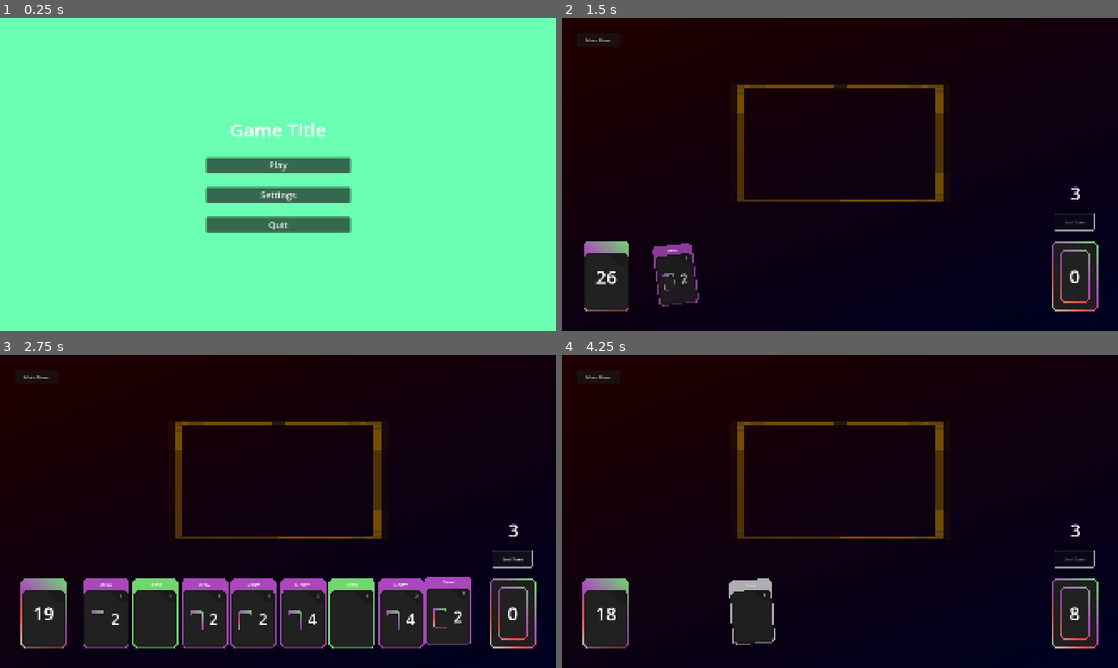
Above: before the commit, frames 1-4 (two rows, left to right).
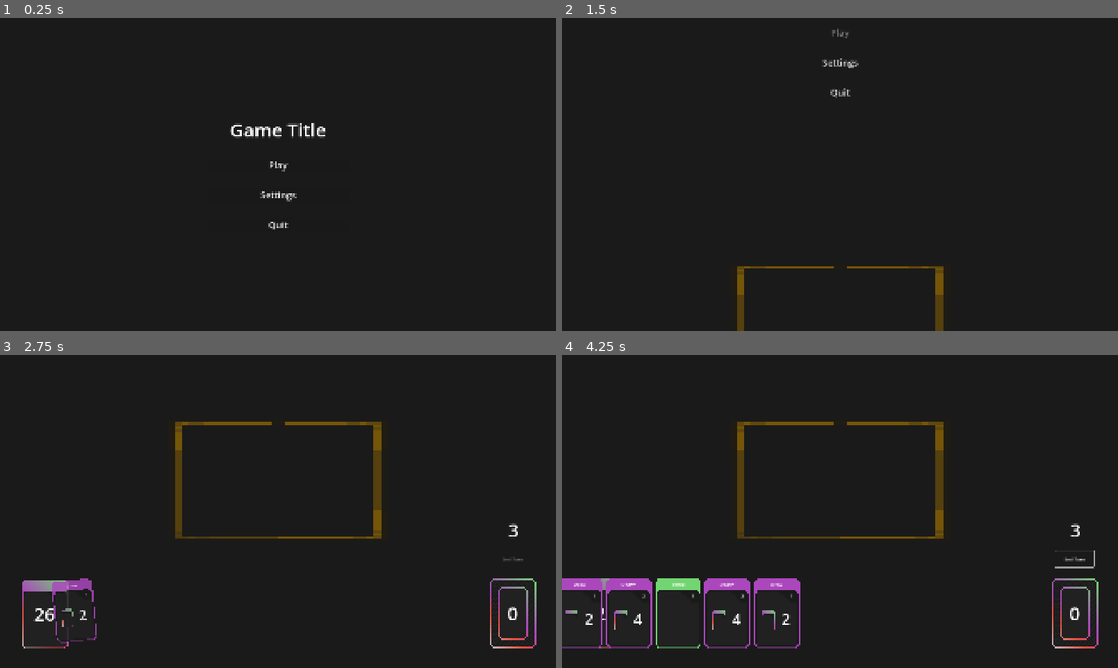
Above: after the commit, the same moments.

Repository: brandon-relentnet/deck-management
Game: Godot game, scene res://scenes/main_menu.tscn
The game is run twice, just before and just after one commit, with the same random seed, the same clock (stepped at 60 frames per second) and the same inputs.
Inputs (mouse positions are in pixels of both pictures, inside the frame that each line leads up to):
- Up to frame 1 (0.25 s): no input
- Up to frame 2 (1.5 s): click "Play" at 0.5 s; click (1073, 221) at 1.25 s, where only the run before the commit has a clickable "End Turn"
- Up to frame 3 (2.75 s): tap Enter at 2 s; drag from (394, 611) to (239, 611) at 2.02 s
- Up to frame 4 (4.25 s): click (1073, 558) at 2.75 s, where only the run before the commit has a clickable "End Turn"; drag from (951, 611) to (767, 611) at 3.52 s

The runs differ from the first frame. In frame 1, 100% of the frame differs, in the area x 0-100%, y 0-100%; in frame 2, 94%; in frame 3, 82%; in frame 4, 92%.

Commit message:
Really tried my best to refine the main menu transitions.

Diff:
--- a/deck_system.tscn
+++ b/deck_system.tscn
@@ -12,23 +12,20 @@
 [ext_resource type="PackedScene" uid="uid://blkw2nye87d4a" path="res://scenes/deck.tscn" id="9_qym26"]
 [ext_resource type="PackedScene" uid="uid://cuayje03ahsa6" path="res://scenes/card_pile_view.tscn" id="10_l5qh5"]
 
-[sub_resource type="Gradient" id="Gradient_4c57u"]
-colors = PackedColorArray(0.121569, 0, 0, 1, 0, 0, 0.121569, 1)
-
-[sub_resource type="GradientTexture2D" id="GradientTexture2D_272bh"]
-gradient = SubResource("Gradient_4c57u")
-width = 1920
-height = 1080
-fill_from = Vector2(0.188073, 0)
-fill_to = Vector2(0.853211, 0.978593)
-
 [node name="DeckSystem" type="Node2D"]
 script = ExtResource("1_4egrv")
 
-[node name="Background" type="Sprite2D" parent="."]
+[node name="Background" type="ColorRect" parent="."]
 z_index = -10
-position = Vector2(960, 540)
-texture = SubResource("GradientTexture2D_272bh")
+custom_minimum_size = Vector2(1920, 1080)
+anchors_preset = 15
+anchor_right = 1.0
+anchor_bottom = 1.0
+offset_right = 1920.0
+offset_bottom = 1080.0
+grow_horizontal = 2
+grow_vertical = 2
+color = Color(0.101961, 0.101961, 0.101961, 1)
 
 [node name="CardManager" type="Node2D" parent="."]
 script = ExtResource("1_ivc5l")
--- a/scene_transition.gd
+++ b/scene_transition.gd
@@ -2,7 +2,7 @@
 
 signal transition_finished
 
-const TRANSITION_DURATION = Utils.DEFAULT_ANIMATION_SPEED * 2
+const TRANSITION_DURATION = Utils.DEFAULT_ANIMATION_SPEED
 
 # References to our viewports
 @onready var viewport_1 = $Container/SubViewportContainer1/SubViewport
@@ -41,16 +41,24 @@
 	viewport_2.add_child(new_scene)
 
 	# Position the container to show the current scene
-	container.position.x = 0
+	container.position.y = 0
 
-	# Create the sliding animation
+	# Create the sliding animation with multiple steps
 	var tween = create_tween()
 	tween.set_ease(Tween.EASE_OUT)
 	tween.set_trans(Tween.TRANS_CUBIC)
 
-	# Slide to show the new scene
-	var target_pos = -get_viewport().size.x
-	tween.tween_property(container, "position:x", target_pos, TRANSITION_DURATION)
+	# 1. First nudge right (anticipation)
+	var nudge_amount = get_viewport().size.y * 0.05  # 5% of screen width
+	tween.tween_property(container, "position:y", nudge_amount, TRANSITION_DURATION * 2)
+
+	# 2. Then slide left beyond target (overshoot)
+	var target_pos = -get_viewport().size.y
+	var overshoot = target_pos * 1.02  # 2% overshoot
+	tween.tween_property(container, "position:y", overshoot, TRANSITION_DURATION)
+
+	# 3. Finally settle at exact target (ease back)
+	tween.tween_property(container, "position:y", target_pos, TRANSITION_DURATION * 1.5)
 
 	# Wait for animation to complete
 	await tween.finished
--- a/scenes/main_menu.tscn
+++ b/scenes/main_menu.tscn
@@ -11,7 +11,7 @@
 anchor_bottom = 1.0
 grow_horizontal = 2
 grow_vertical = 2
-color = Color(0.415686, 1, 0.701961, 1)
+color = Color(0.101961, 0.101961, 0.101961, 1)
 
 [node name="MarginContainer" type="MarginContainer" parent="."]
 anchors_preset = 15
--- a/scenes/scene_transition.tscn
+++ b/scenes/scene_transition.tscn
@@ -11,13 +11,22 @@
 grow_vertical = 2
 script = ExtResource("1_0wykx")
 
-[node name="Container" type="HBoxContainer" parent="."]
+[node name="ColorRect" type="ColorRect" parent="."]
+custom_minimum_size = Vector2(1920, 3000)
 layout_mode = 0
-offset_right = 3840.0
-offset_bottom = 1080.0
+offset_top = -372.0
+offset_right = 1920.0
+offset_bottom = 2628.0
+color = Color(0.101961, 0.101961, 0.101961, 1)
+
+[node name="Container" type="VBoxContainer" parent="."]
+layout_mode = 0
+offset_right = 1920.0
+offset_bottom = 2164.0
+theme_override_constants/separation = 0
 
 [node name="SubViewportContainer1" type="SubViewportContainer" parent="Container"]
-custom_minimum_size = Vector2(1920, 0)
+custom_minimum_size = Vector2(0, 1080)
 layout_mode = 2
 stretch = true
 
@@ -27,7 +36,7 @@
 render_target_update_mode = 4
 
 [node name="SubViewportContainer2" type="SubViewportContainer" parent="Container"]
-custom_minimum_size = Vector2(1920, 0)
+custom_minimum_size = Vector2(0, 1080)
 layout_mode = 2
 stretch = true
 
--- a/scripts/cards/card_drag_handler.gd
+++ b/scripts/cards/card_drag_handler.gd
@@ -20,7 +20,8 @@
 
 func _ready() -> void:
 	# Cache common references - using get_node_or_null for safety
-	screen_size = get_viewport_rect().size
+	#print(get_viewport_rect().size.x)
+	# screen_size = get_viewport_rect().size
 	player_hand = get_node_or_null("../PlayerHand")
 	play_handler = get_node_or_null("../CardPlayHandler")
 	input_manager = get_node_or_null("../InputManager")
@@ -46,8 +47,13 @@
 		else:
 			push_error("InputManager missing expected signal 'left_mouse_button_released'")
 
+func get_screen_size() -> void:
+	screen_size = get_viewport_rect().size
+	print(screen_size)
+
 # Called every frame
 func _process(delta: float) -> void:
+	#print(get_viewport_rect().size)
 	if not card_being_dragged:
 		return
 
--- a/scripts/containers/player_hand.gd
+++ b/scripts/containers/player_hand.gd
@@ -11,11 +11,15 @@
 
 # Called when the node enters the scene tree
 func _ready() -> void:
-	# Cache the horizontal center of the screen
-	center_screen_x = get_viewport().size.x / 2
+	print("player hand instantiated")
+	pass
 
 # Adds a card to the player's hand
 func add_card_to_hand(card: Node2D, speed: float) -> void:
+	# Cache the horizontal center of the screen
+	if not center_screen_x:
+		center_screen_x = get_viewport().size.x / 2
+
 	if card not in player_hand:
 		# Add new card to the beginning of the hand
 		player_hand.insert(0, card)
--- a/scripts/core/deck_system.gd
+++ b/scripts/core/deck_system.gd
@@ -4,27 +4,30 @@
 const ANIMATION_SPEED: float = Utils.DEFAULT_ANIMATION_SPEED
 const HAND_DRAW = Utils.CURRENT_HAND_DRAW
 
+var deck
+var discard
+var drag_handler
+var turn_manager
+
 func _ready():
-	# Initialize the game
-	setup_game()
+	GameManager.start_game.connect(setup_game)
+	# Get references to deck and discard
+	deck = $Deck
+	discard = $Discard
+	drag_handler = $CardDragHandler
+	turn_manager = $TurnManager
 
-	# Add a back button to return to main menu
-	create_back_button()
+	# Hide the objects initially
+	deck.modulate.a = 0
+	discard.modulate.a = 0
+	turn_manager.modulate.a = 0
 
 func setup_game():
 	# Initialize game state based on GameManager settings
 	# For example, you might load a specific deck based on settings
 	print("Starting game at level: ", GameManager.current_level)
 
-	# Get references to deck and discard
-	var deck = $Deck
-	var discard = $Discard
-
-	# Hide the objects initially
-	deck.modulate.a = 0
-	discard.modulate.a = 0
-
-	await Utils.create_timer(ANIMATION_SPEED * 2)
+	await Utils.create_timer(ANIMATION_SPEED)
 
 	# Optional: Dramatic entrance animation
 	var tween = create_tween()
@@ -37,6 +40,11 @@
 
 	tween.parallel().tween_property(discard, "position", discard.position, ANIMATION_SPEED).from(Vector2(discard.position.x, discard.position.y + 300))
 	tween.parallel().tween_property(discard, "modulate:a", 1.0, ANIMATION_SPEED)
+
+	tween.parallel().tween_property(turn_manager, "position", turn_manager.position, ANIMATION_SPEED).from(Vector2(turn_manager.position.x, turn_manager.position.y + 300))
+	tween.parallel().tween_property(turn_manager, "modulate:a", 1.0, ANIMATION_SPEED)
+
+	drag_handler.get_screen_size()
 
 	await Utils.create_timer(ANIMATION_SPEED)
 	deck.draw_hand(HAND_DRAW)
--- a/scripts/core/main_menu.gd
+++ b/scripts/core/main_menu.gd
@@ -1,6 +1,9 @@
 extends CanvasLayer
 
+const DECK_SYSTEM_SCENE = "res://deck_system.tscn"
 const ANIMATION_DURATION = Utils.DEFAULT_ANIMATION_SPEED
+
+var scene_deck_system = preload(DECK_SYSTEM_SCENE)
 
 func _ready():
 	# Get references to buttons
@@ -24,9 +27,10 @@
 	$MarginContainer/VBoxContainer/PlayButton.disabled = true
 
 	# Use the TransitionManager to transition to the deck system scene
-	await TransitionManager.change_scene("res://deck_system.tscn")
+	await TransitionManager.change_scene(DECK_SYSTEM_SCENE)
 
-	# At this point, the transition is complete and the new scene is active
+	GameManager.start_game.emit()
+
 	print("Transition to deck system complete")
 
 func _on_options_pressed():
--- a/scripts/utils/game_manager.gd
+++ b/scripts/utils/game_manager.gd
@@ -1,4 +1,6 @@
 extends Node
+
+signal start_game
 
 # Game state variables
 var player_name: String = "Player"
Not shown: 1 places in deck_system.tscn that only renumber resources
